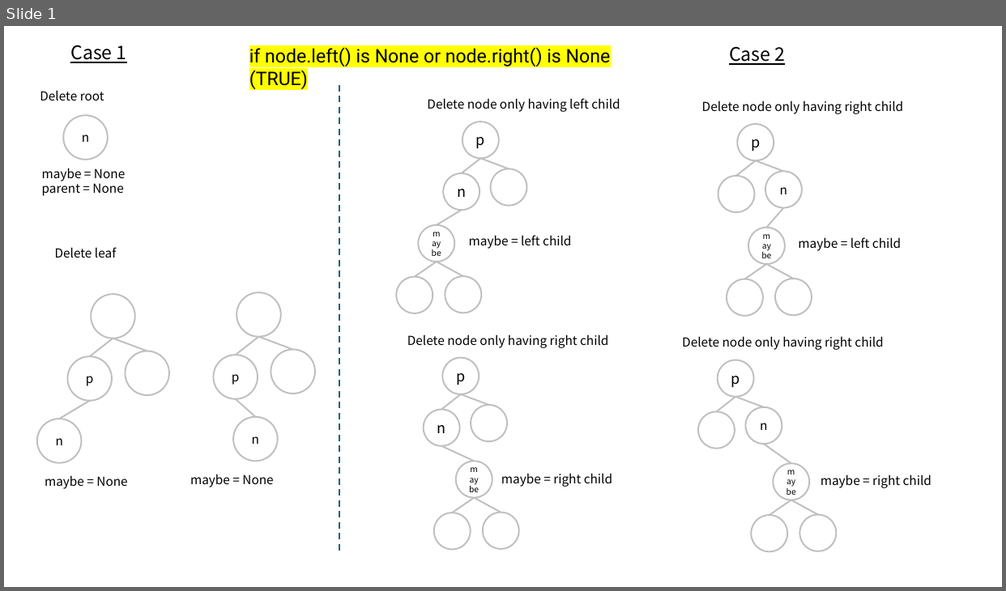
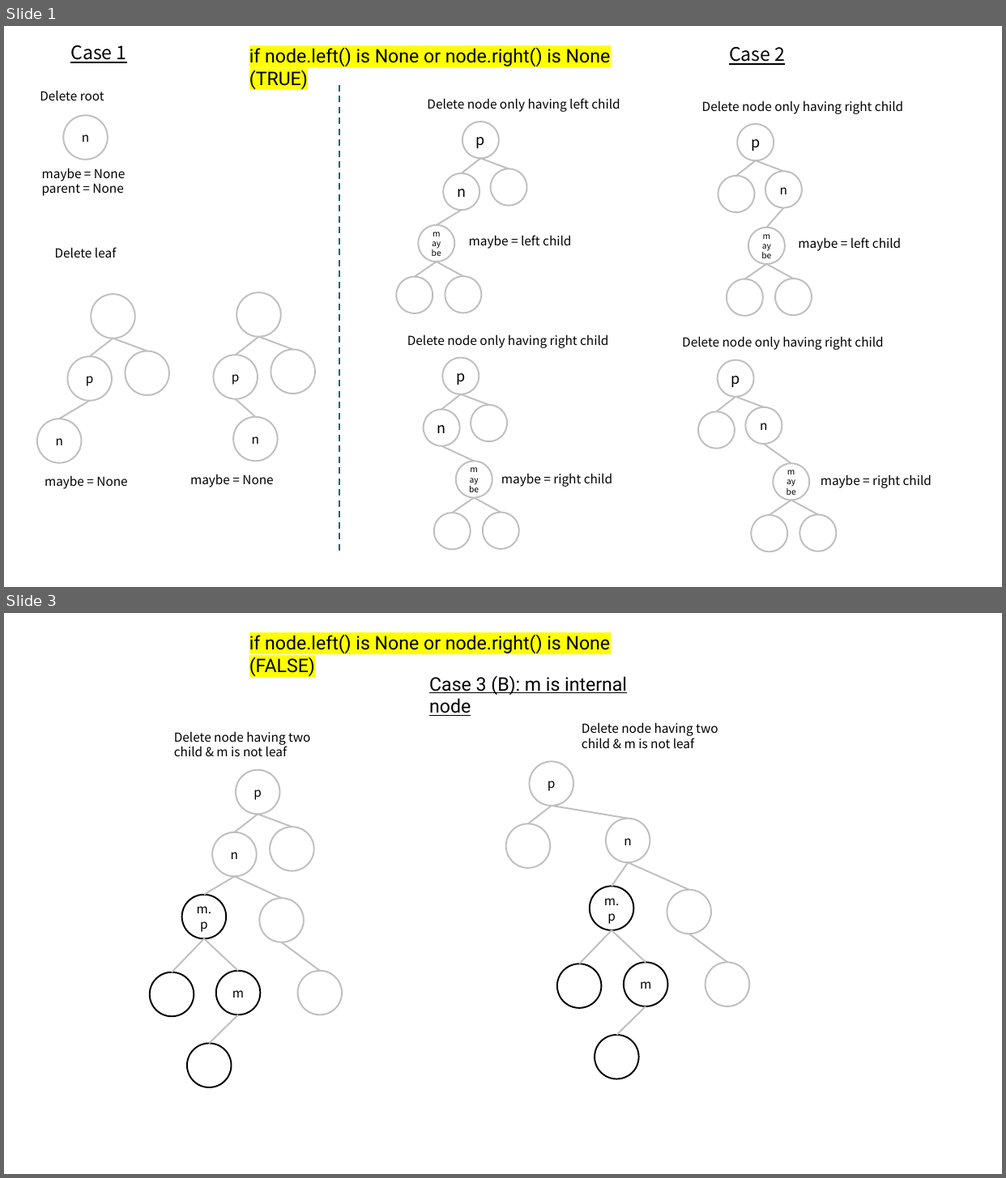
Before and after one commit to viorble/Lecture-Data-Structure, a slide deck: files/ppt/tree_delete_examples.pptx. Shown one above the other, each under a label of ours: slide 1 before the commit, slides 1 and 3 after it; the slides between them are not shown. The pictures are 1006x591 and 1006x1178 pixels, drawn with LibreOffice and Linux fonts; fonts in the diff are those of the drawing. Boxes give left, top, right and bottom in pixels: in the first picture for what was removed or moved away, otherwise in the second. Text is boxed around its words. In the diff, an @@ line names an element or a change of style, - is before the commit and + after.

```diff
--- a/files/ppt/tree_delete_examples.pptx
+++ b/files/ppt/tree_delete_examples.pptx
@@ slide 3 added at bbox=[4, 613, 1002, 1174], background #FFFFFF @@
@@ text added at bbox=[249, 634, 611, 653], 18 pt, text #000000 @@
+if node.left() is None or node.right() is None (FALSE)
@@ text added at bbox=[429, 675, 627, 716], 18 pt, text #000000, underline @@
+Case 3 (B): m is internal node
@@ group added at bbox=[150, 731, 342, 1088]: 9 ellipses, 8 lines, 1 text @@
+n
+p
+m.p
+Delete node having two child & m is not leaf
+m
@@ group added at bbox=[506, 722, 750, 1080]: 9 ellipses, 8 lines, 1 text @@
+p
+n
+m.p
+Delete node having two child & m is not leaf
+m
```
Also in this commit, not shown: 1 slide changed, 4 other files.
